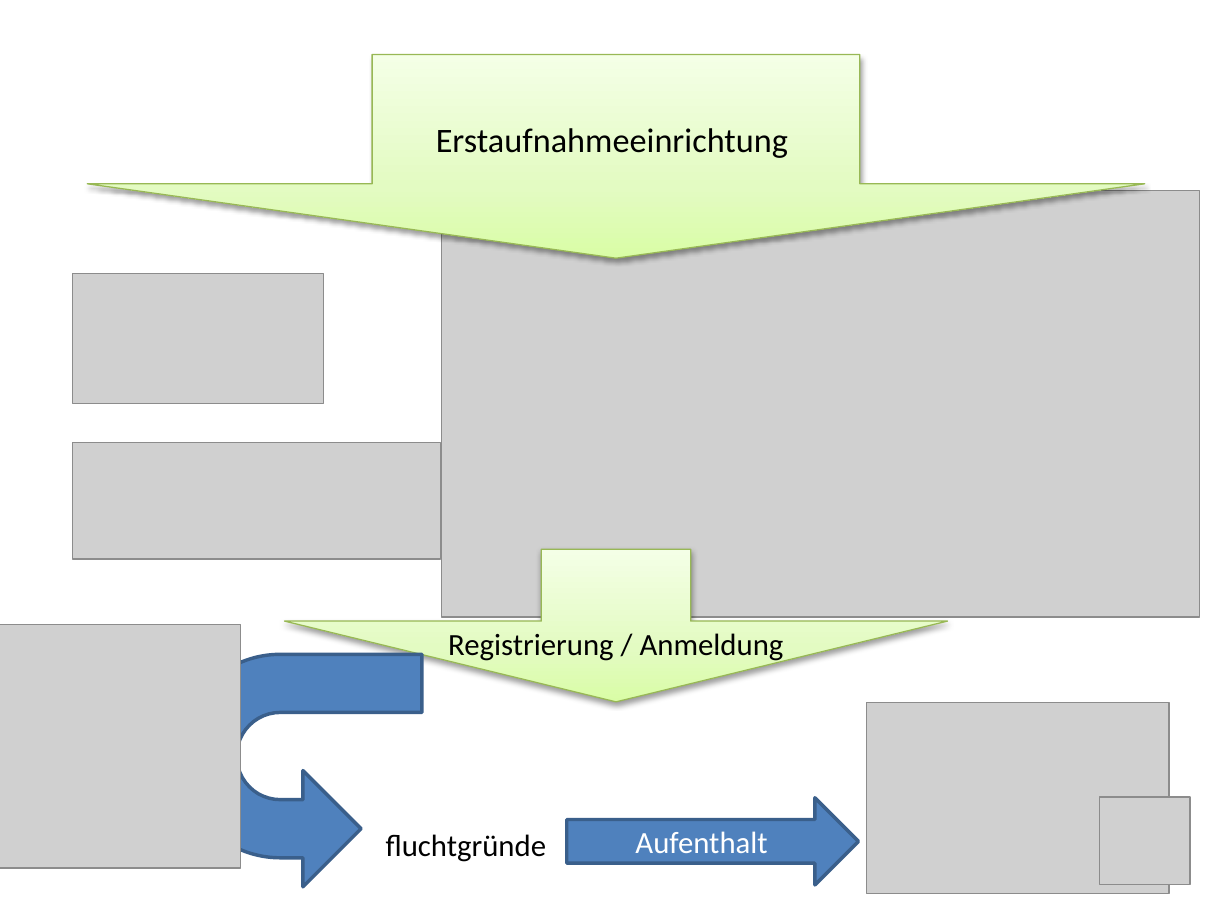
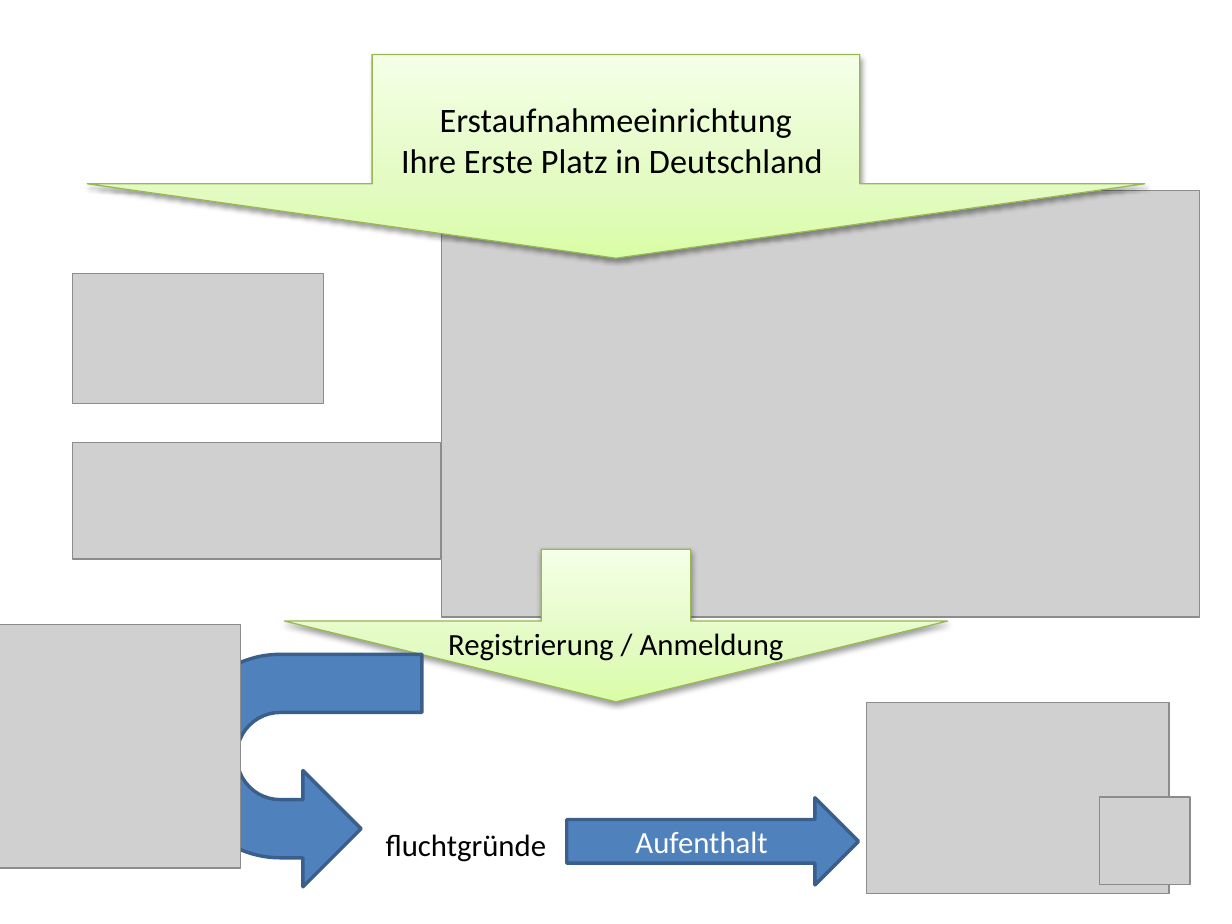
Before and after one commit to RefugeesWelcomeApp/ApplicationDevelopment, a slide deck: slide 2 of Solution_Design/Story Board/Storys/RA-12-Formularkausalität/RA12 Einfache Sprache.pptx. Drawn at 1232x924 pixels with LibreOffice and Linux fonts; fonts in the diff are those of the drawing; grey boxes stand for pictures. Boxes give left, top, right and bottom in pixels: in the first picture for what was removed or moved away, otherwise in the second. Text is boxed around its words. In the diff, an @@ line names an element or a change of style, - is before the commit and + after.

```diff
--- a/Solution_Design/Story Board/Storys/RA-12-Formularkausalität/RA12 Einfache Sprache.pptx
+++ b/Solution_Design/Story Board/Storys/RA-12-Formularkausalität/RA12 Einfache Sprache.pptx
@@ text in down arrow at box(401, 149, 823, 174): paragraph added @@
+Ihre Erste Platz in Deutschland
```
Also in this commit, not shown: 4 slides added.
